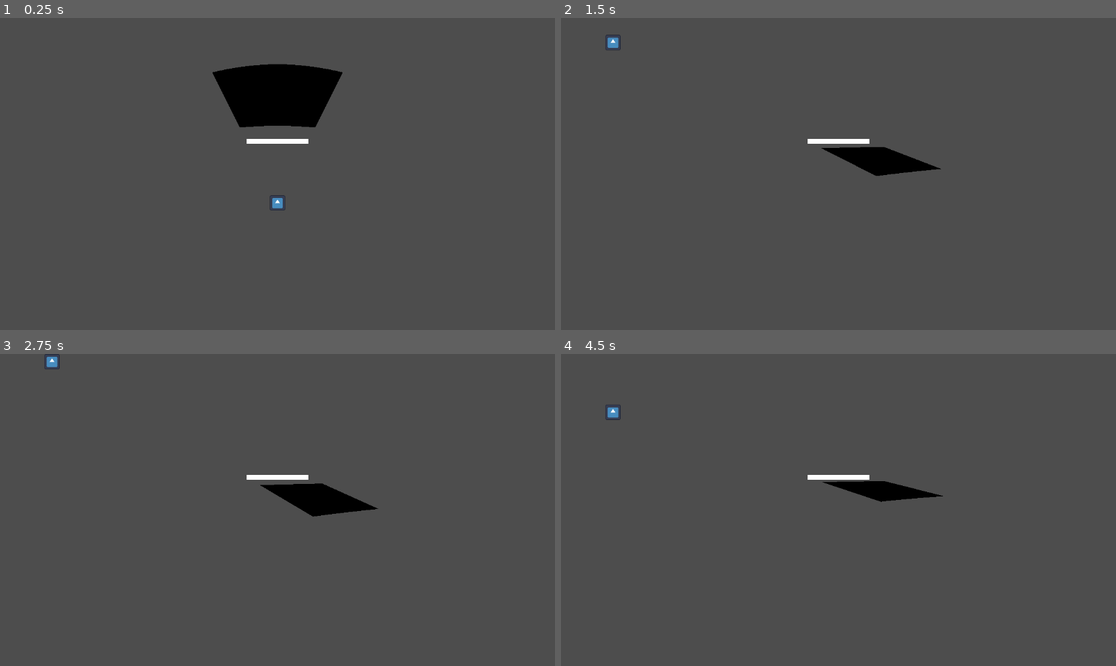
Above: before the commit, frames 1-4 (two rows, left to right).
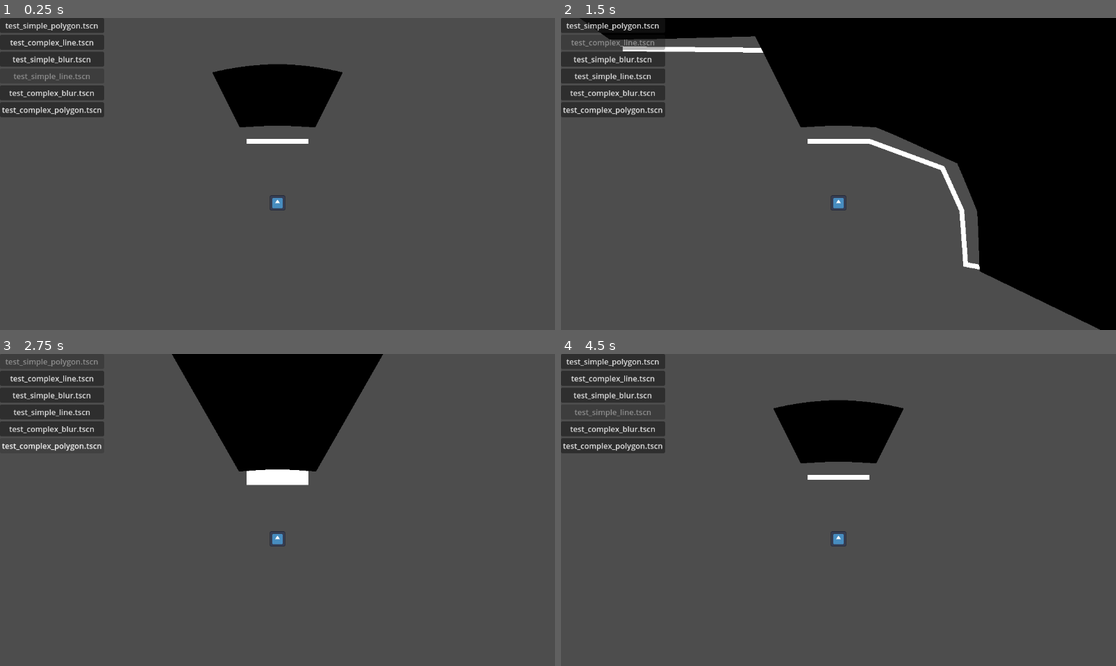
Above: after the commit, the same moments.

Repository: peter-kish/vision2d
Game: Godot game, scene res://examples/test_simple_line.tscn
The game is run twice, just before and just after one commit, with the same random seed, the same clock (stepped at 60 frames per second) and the same inputs. The engine's default icon, where the game draws it, is replaced by a stand-in: a white triangle on a blue panel in a dark square.
Inputs (mouse positions are in pixels of both pictures, inside the frame that each line leads up to):
- Up to frame 1 (0.25 s): no input
- Up to frame 2 (1.5 s): click (610, 24) at 0.5 s, where only the run after the commit has a clickable "test_simple_polygon.tscn"; click (610, 42) at 1.25 s, where only the run after the commit has a clickable "test_complex_line.tscn"
- Up to frame 3 (2.75 s): click (49, 360) at 2 s, where only the run after the commit has a clickable "test_simple_polygon.tscn"
- Up to frame 4 (4.5 s): click (610, 394) at 2.75 s, where only the run after the commit has a clickable "test_simple_blur.tscn"; click (610, 360) at 3.5 s, where only the run after the commit has a clickable "test_simple_polygon.tscn"; click (610, 413) at 4.25 s, where only the run after the commit has a clickable "test_simple_line.tscn"

The runs differ from the first frame. In frame 1, 4.2% of the frame differs, in the area x 0-19%, y 0-32%; in frame 2, 45%, in the area x 0-100%, y 0-100%; in frame 3, 15%; in frame 4, 8.7%.

Commit message:
Add a test UI

Diff:
--- a/examples/test_complex_blur.tscn
+++ b/examples/test_complex_blur.tscn
@@ -1,9 +1,10 @@
-[gd_scene load_steps=6 format=3 uid="uid://u37b64e02g8p"]
+[gd_scene load_steps=7 format=3 uid="uid://u37b64e02g8p"]
 
 [ext_resource type="Script" uid="uid://bdtlq800kgfux" path="res://addons/vision2d/vision_occluder_polygon.gd" id="1_3fi3w"]
 [ext_resource type="Shader" uid="uid://bolop0mhavr35" path="res://examples/blur.gdshader" id="2_5fghp"]
 [ext_resource type="Texture2D" uid="uid://cmsgpj5m68q5y" path="res://icon.svg" id="2_t32tn"]
 [ext_resource type="PackedScene" uid="uid://bdjbqqvrxa8h1" path="res://examples/mouse_follower.tscn" id="3_wnvo4"]
+[ext_resource type="PackedScene" uid="uid://b0fxx1xl4ea63" path="res://examples/test_ui.tscn" id="5_b55jc"]
 
 [sub_resource type="ShaderMaterial" id="ShaderMaterial_3fi3w"]
 shader = ExtResource("2_5fghp")
@@ -53,3 +54,5 @@
 anchor_bottom = 1.0
 grow_horizontal = 2
 grow_vertical = 2
+
+[node name="TestUI" parent="." instance=ExtResource("5_b55jc")]
--- a/examples/test_complex_line.tscn
+++ b/examples/test_complex_line.tscn
@@ -1,8 +1,9 @@
-[gd_scene load_steps=4 format=3 uid="uid://dkw3xqbjsmaac"]
+[gd_scene load_steps=5 format=3 uid="uid://dkw3xqbjsmaac"]
 
 [ext_resource type="Script" uid="uid://dybpsb5r0ashv" path="res://addons/vision2d/vision_occluder_line.gd" id="1_k3uqc"]
 [ext_resource type="PackedScene" uid="uid://bdjbqqvrxa8h1" path="res://examples/mouse_follower.tscn" id="2_ce37b"]
 [ext_resource type="Texture2D" uid="uid://cmsgpj5m68q5y" path="res://icon.svg" id="3_ojo4n"]
+[ext_resource type="PackedScene" uid="uid://b0fxx1xl4ea63" path="res://examples/test_ui.tscn" id="4_ru3m7"]
 
 [node name="TestSimple" type="Node2D"]
 
@@ -19,3 +20,5 @@
 [node name="Observer" type="Sprite2D" parent="MouseFollower"]
 scale = Vector2(0.25, 0.25)
 texture = ExtResource("3_ojo4n")
+
+[node name="TestUI" parent="." instance=ExtResource("4_ru3m7")]
--- a/examples/test_complex_polygon.tscn
+++ b/examples/test_complex_polygon.tscn
@@ -1,7 +1,8 @@
-[gd_scene load_steps=4 format=3 uid="uid://pwky2qiawcoe"]
+[gd_scene load_steps=5 format=3 uid="uid://pwky2qiawcoe"]
 
 [ext_resource type="PackedScene" uid="uid://bdjbqqvrxa8h1" path="res://examples/mouse_follower.tscn" id="2_x8kmg"]
 [ext_resource type="Texture2D" uid="uid://cmsgpj5m68q5y" path="res://icon.svg" id="3_asyyf"]
+[ext_resource type="PackedScene" uid="uid://b0fxx1xl4ea63" path="res://examples/test_ui.tscn" id="4_6yni6"]
 [ext_resource type="Script" uid="uid://bdtlq800kgfux" path="res://addons/vision2d/vision_occluder_polygon.gd" id="4_x8kmg"]
 
 [node name="TestSimple" type="Node2D"]
@@ -19,3 +20,5 @@
 [node name="Observer" type="Sprite2D" parent="MouseFollower"]
 scale = Vector2(0.25, 0.25)
 texture = ExtResource("3_asyyf")
+
+[node name="TestUI" parent="." instance=ExtResource("4_6yni6")]
--- a/examples/test_simple_blur.tscn
+++ b/examples/test_simple_blur.tscn
@@ -1,9 +1,10 @@
-[gd_scene load_steps=6 format=3 uid="uid://bjla31xctmlpo"]
+[gd_scene load_steps=7 format=3 uid="uid://bjla31xctmlpo"]
 
 [ext_resource type="Script" uid="uid://dybpsb5r0ashv" path="res://addons/vision2d/vision_occluder_line.gd" id="1_sgnqs"]
 [ext_resource type="PackedScene" uid="uid://bdjbqqvrxa8h1" path="res://examples/mouse_follower.tscn" id="2_c15eb"]
 [ext_resource type="Texture2D" uid="uid://cmsgpj5m68q5y" path="res://icon.svg" id="2_rmlov"]
 [ext_resource type="Shader" uid="uid://bolop0mhavr35" path="res://examples/blur.gdshader" id="4_c15eb"]
+[ext_resource type="PackedScene" uid="uid://b0fxx1xl4ea63" path="res://examples/test_ui.tscn" id="5_8bsu1"]
 
 [sub_resource type="ShaderMaterial" id="ShaderMaterial_c15eb"]
 shader = ExtResource("4_c15eb")
@@ -52,3 +53,5 @@
 anchor_bottom = 1.0
 grow_horizontal = 2
 grow_vertical = 2
+
+[node name="TestUI" parent="." instance=ExtResource("5_8bsu1")]
--- a/examples/test_simple_line.tscn
+++ b/examples/test_simple_line.tscn
@@ -1,8 +1,9 @@
-[gd_scene load_steps=4 format=3 uid="uid://dfvvv0losb0co"]
+[gd_scene load_steps=5 format=3 uid="uid://dfvvv0losb0co"]
 
 [ext_resource type="Script" uid="uid://dybpsb5r0ashv" path="res://addons/vision2d/vision_occluder_line.gd" id="1_lchbs"]
 [ext_resource type="PackedScene" uid="uid://bdjbqqvrxa8h1" path="res://examples/mouse_follower.tscn" id="2_j6dpq"]
 [ext_resource type="Texture2D" uid="uid://cmsgpj5m68q5y" path="res://icon.svg" id="3_wbs4o"]
+[ext_resource type="PackedScene" uid="uid://b0fxx1xl4ea63" path="res://examples/test_ui.tscn" id="4_fkbpt"]
 
 [node name="TestSimple" type="Node2D"]
 
@@ -18,3 +19,5 @@
 [node name="Observer" type="Sprite2D" parent="MouseFollower"]
 scale = Vector2(0.25, 0.25)
 texture = ExtResource("3_wbs4o")
+
+[node name="TestUI" parent="." instance=ExtResource("4_fkbpt")]
--- a/examples/test_simple_polygon.tscn
+++ b/examples/test_simple_polygon.tscn
@@ -1,8 +1,9 @@
-[gd_scene load_steps=4 format=3 uid="uid://b52ejyvyoomy3"]
+[gd_scene load_steps=5 format=3 uid="uid://b52ejyvyoomy3"]
 
 [ext_resource type="Script" uid="uid://bdtlq800kgfux" path="res://addons/vision2d/vision_occluder_polygon.gd" id="1_jnokf"]
 [ext_resource type="PackedScene" uid="uid://bdjbqqvrxa8h1" path="res://examples/mouse_follower.tscn" id="2_6o1l1"]
 [ext_resource type="Texture2D" uid="uid://cmsgpj5m68q5y" path="res://icon.svg" id="3_x1t3d"]
+[ext_resource type="PackedScene" uid="uid://b0fxx1xl4ea63" path="res://examples/test_ui.tscn" id="4_dywy7"]
 
 [node name="TestSimple" type="Node2D"]
 
@@ -19,3 +20,5 @@
 [node name="Observer" type="Sprite2D" parent="MouseFollower"]
 scale = Vector2(0.25, 0.25)
 texture = ExtResource("3_x1t3d")
+
+[node name="TestUI" parent="." instance=ExtResource("4_dywy7")]
--- /dev/null
+++ b/examples/test_ui.gd
@@ -0,0 +1,19 @@
+extends CanvasLayer
+
+
+func _ready() -> void:
+    var dir := DirAccess.open("res://examples")
+    if dir:
+        dir.list_dir_begin()
+        var filename = dir.get_next()
+        while filename != "":
+            if filename.begins_with("test") and filename.ends_with(".tscn") and filename != "test_ui.tscn":
+                var button := Button.new()
+                button.text = filename
+                if get_tree().current_scene.scene_file_path.contains(filename):
+                    button.disabled = true
+                button.pressed.connect(func():
+                    get_tree().change_scene_to_file("res://examples/" + filename)
+                )
+                $VBoxContainer.add_child(button)
+            filename = dir.get_next()
--- /dev/null
+++ b/examples/test_ui.tscn
@@ -0,0 +1,10 @@
+[gd_scene load_steps=2 format=3 uid="uid://b0fxx1xl4ea63"]
+
+[ext_resource type="Script" uid="uid://b2uw8x5b5o46v" path="res://examples/test_ui.gd" id="1_n2ehe"]
+
+[node name="TestUI" type="CanvasLayer"]
+script = ExtResource("1_n2ehe")
+
+[node name="VBoxContainer" type="VBoxContainer" parent="."]
+offset_right = 40.0
+offset_bottom = 40.0
Not shown, added: examples/test_ui.gd.uid
